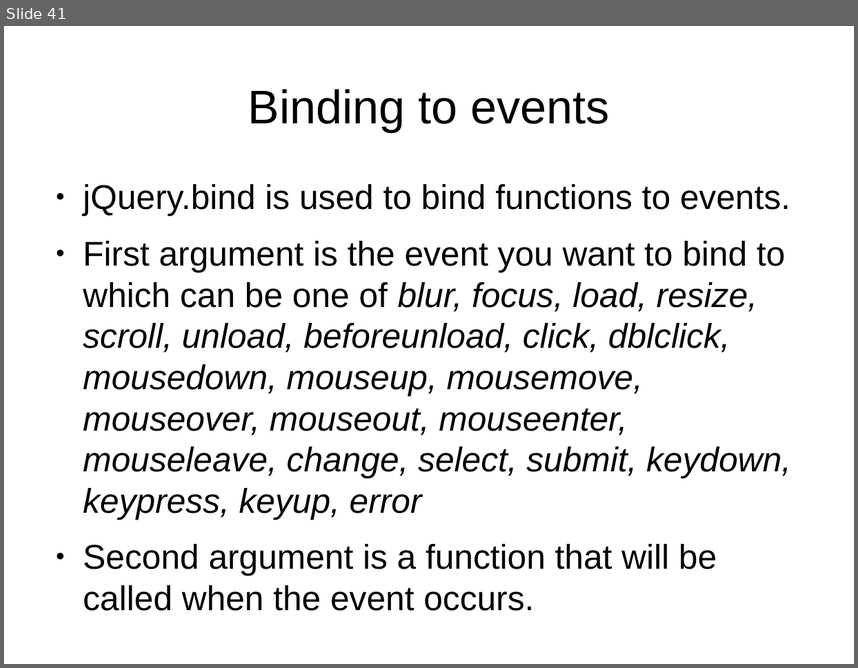
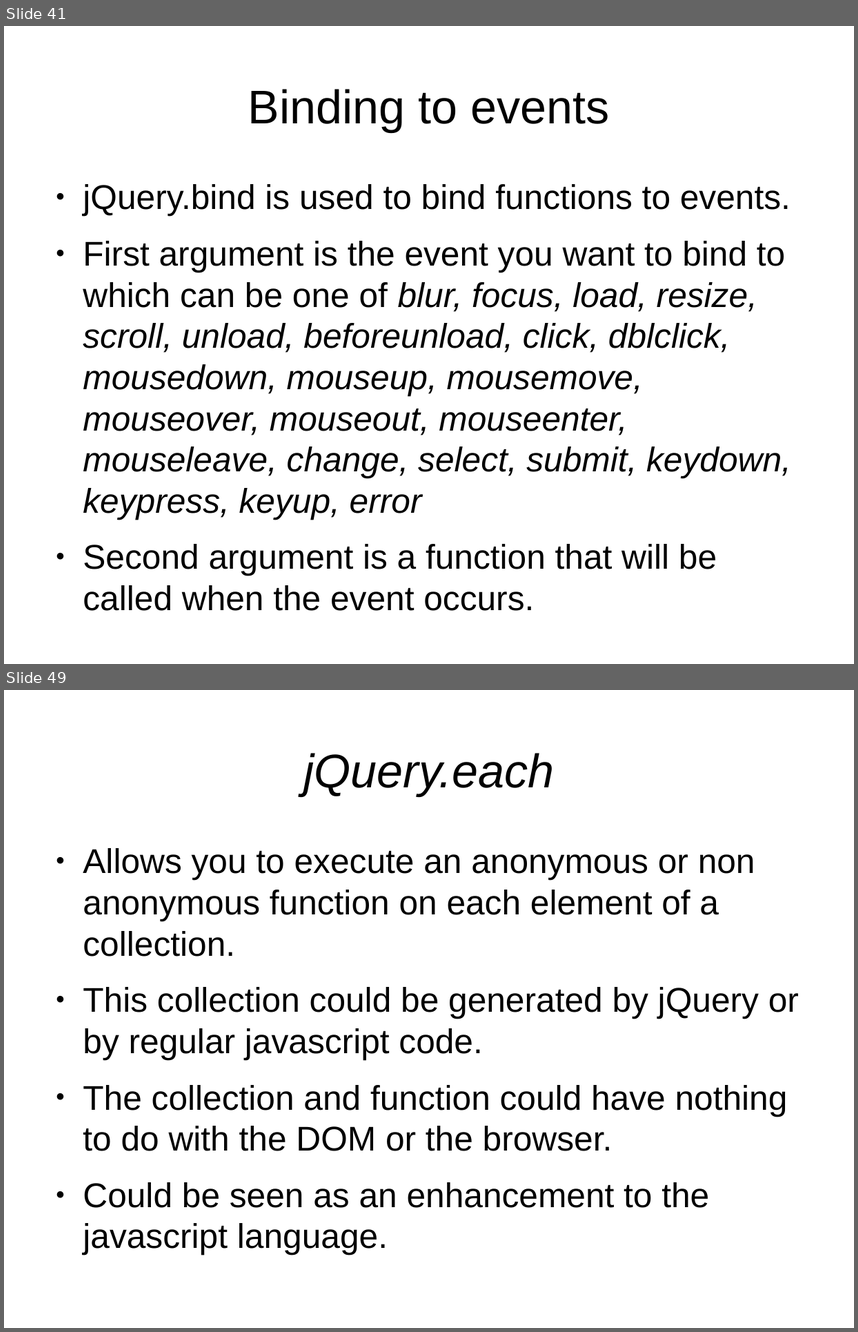
Before and after one commit to veltzer/demos, a slide deck: javascript/jquery/doc/jquery.odp. Shown one above the other, each under a label of ours: slide 41 before the commit, slides 41 and 49 after it; the slides between them are not shown. The pictures are 858x668 and 858x1332 pixels, drawn with LibreOffice and Linux fonts; fonts in the diff are those of the drawing. Boxes give left, top, right and bottom in pixels: in the first picture for what was removed or moved away, otherwise in the second. Text is boxed around its words. In the diff, an @@ line names an element or a change of style, - is before the commit and + after.

```diff
--- a/javascript/jquery/doc/jquery.odp
+++ b/javascript/jquery/doc/jquery.odp
@@ slide 49 added at (4,690,854,1328), background #FFFFFF @@
@@ title added at (303,753,554,796), 44 pt, text #000000, italic @@
+jQuery.each
@@ text added at (83,848,799,1254), 32 pt, text #000000 @@
+● Allows you to execute an anonymous or non anonymous function on each element of a collection.
+● This collection could be generated by jQuery or by regular javascript code.
+● The collection and function could have nothing to do with the DOM or the browser.
+● Could be seen as an enhancement to the javascript language.
```
Also in this commit, not shown: 2 slides changed, 7 other slides added, 3 other files.
